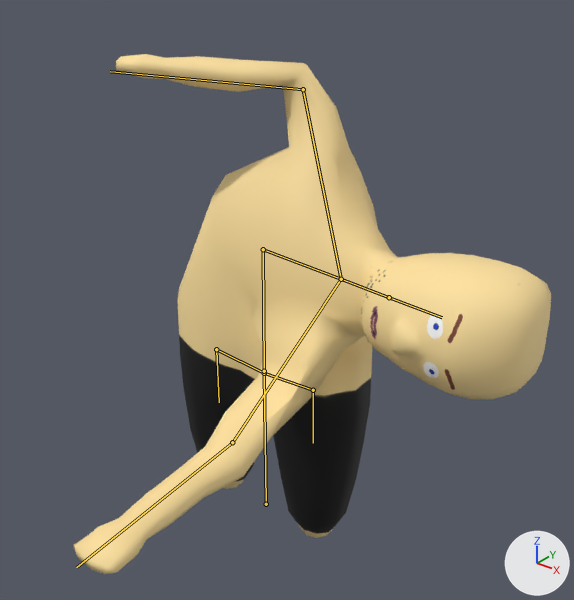
A saved change to the FBX model Assets/model/PlayerCharacter.fbx.
One viewpoint serves both versions: a camera (50 mm lens) standing at (7.83, -9.18, 10.33) and looking at (1.55, -1.33, 5.46). Arrows for +X, +Y and +Z are at lower right; the lights stay in place. Both versions are drawn at frame 41 of the action 'Armature|ArmatureAction'; the numbers are the values there. The bones that bend it are drawn over the model as lines.
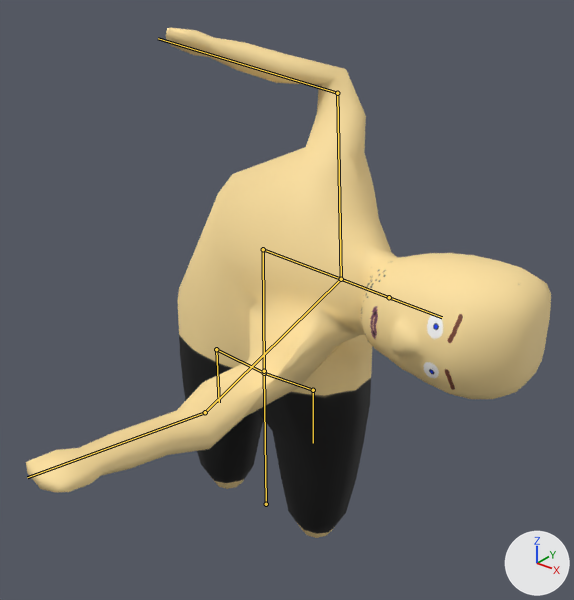
Pixel boxes [x1, y1, x2, y2] of what changed, in the pictures (574 x 600 px):
'Circle', posed (10% wider): before [73, 54, 551, 574]; after [26, 28, 551, 538]
bone 'shoulder', root to tip: before (341, 279) to (303, 89); after (341, 279) to (337, 93)
bone 'shoulderL', root to tip: before (341, 279) to (232, 442); after (341, 279) to (205, 412)

The edits, one by one:
Bone 'shoulder' (bone_shoulder) turns from (-16, 1, -6) to (-15, 1, -21) degrees about its own x, y and z.
Bone 'shoulderL' (bone_shoulderl) turns from (4, 1, -52) to (0, 1, -67) degrees about its own x, y and z.
